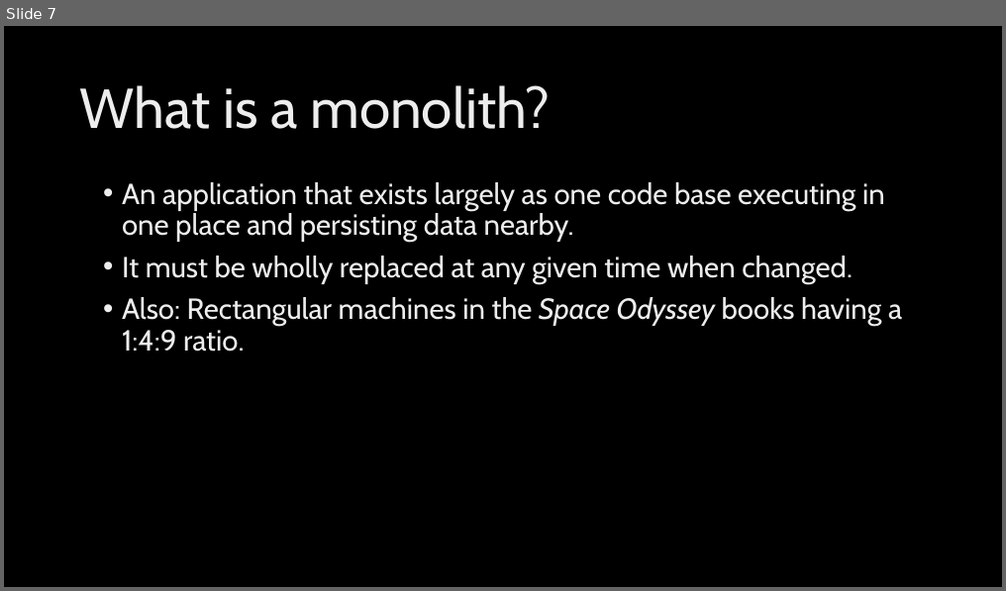
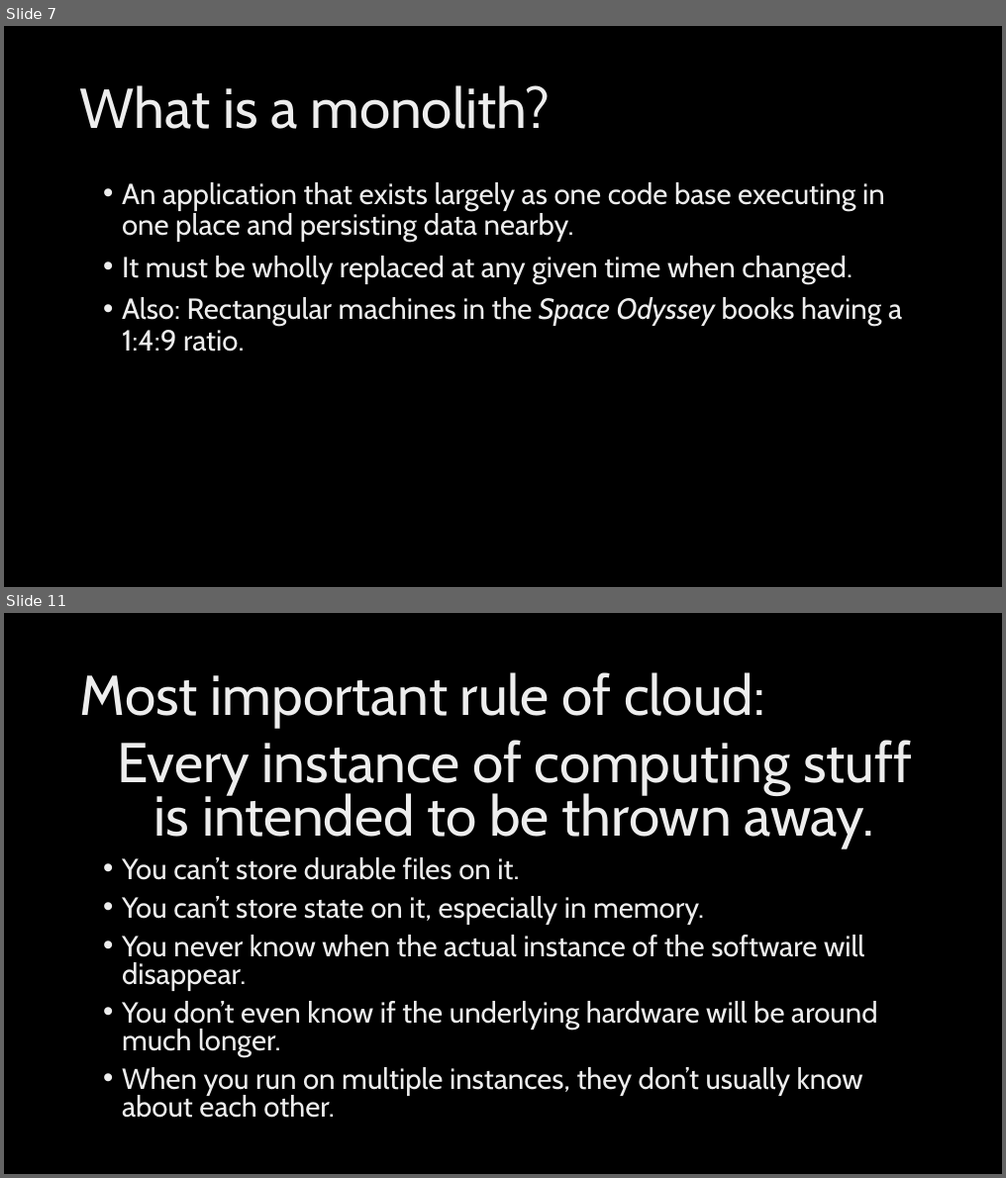
Before and after one commit to jeffputz/presentations, a slide deck: Breaking the Monolith.pptx. Shown one above the other, each under a label of ours: slide 7 before the commit, slides 7 and 11 after it; the slides between them are not shown. The pictures are 1006x591 and 1006x1178 pixels, drawn with LibreOffice and Linux fonts; fonts in the diff are those of the drawing; background and template pictures are left out. Boxes give left, top, right and bottom in pixels: in the first picture for what was removed or moved away, otherwise in the second. Text is boxed around its words. In the diff, an @@ line names an element or a change of style, - is before the commit and + after.

```diff
--- a/Breaking the Monolith.pptx
+++ b/Breaking the Monolith.pptx
@@ slide 11 added at bbox=[4, 613, 1002, 1174], background picture (left out) @@
@@ title added at bbox=[80, 672, 765, 728], 54 pt, text gradient #BFBFBF to #EDEDED to #FFFFFF @@
+Most important rule of cloud:
@@ text added at bbox=[117, 740, 912, 1118], 28 pt, text gradient #BFBFBF to #EDEDED to #FFFFFF @@
+Every instance of computing stuff is intended to be thrown away.
+• You can’t store durable files on it.
+• You can’t store state on it, especially in memory.
+• You never know when the actual instance of the software will disappear.
+• You don’t even know if the underlying hardware will be around much longer.
+• When you run on multiple instances, they don’t usually know about each other.
```
Also in this commit, not shown: 1 slide changed, 6 other slides added.
